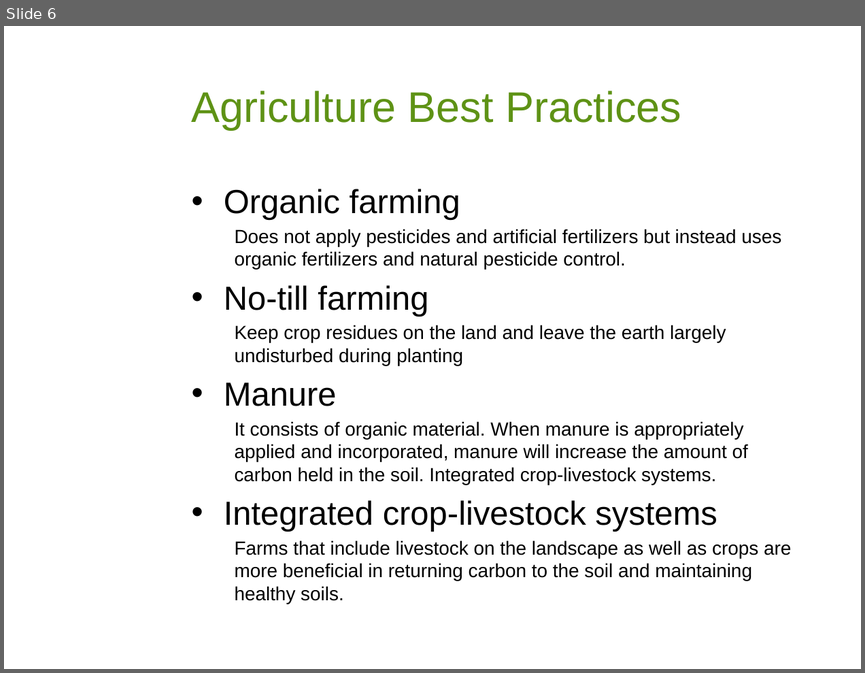
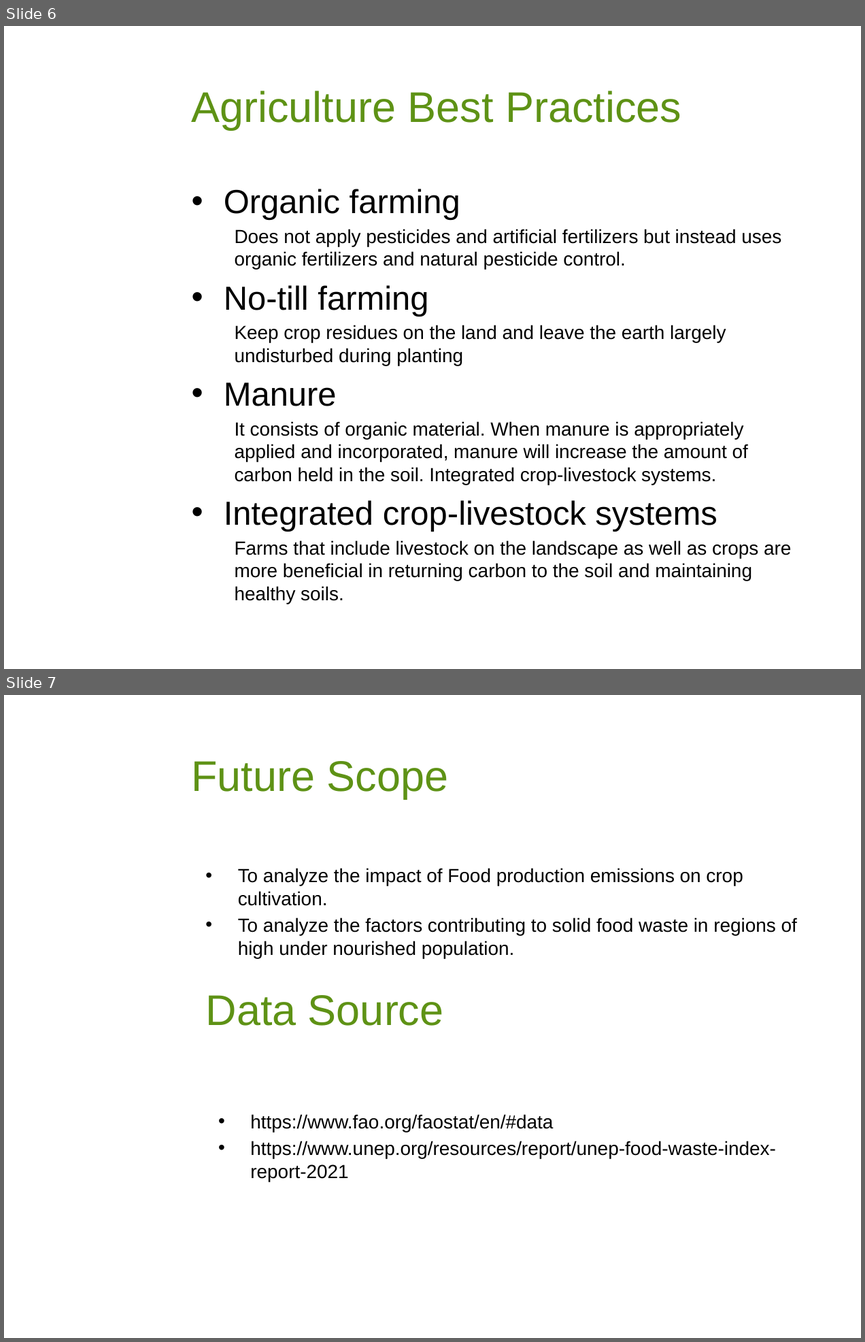
Before and after one commit to vnirmaladevi/Greenhouse-Gas-Emission-by-Food-System, a slide deck: Presentation/Greenhouse Gas Emission by Food System.pptx. Shown one above the other, each under a label of ours: slide 6 before the commit, slides 6 and 7 after it. The pictures are 865x673 and 865x1342 pixels, drawn with LibreOffice and Linux fonts; fonts in the diff are those of the drawing; background and template pictures are left out. Boxes give left, top, right and bottom in pixels: in the first picture for what was removed or moved away, otherwise in the second. Text is boxed around its words. In the diff, an @@ line names an element or a change of style, - is before the commit and + after.

```diff
--- a/Presentation/Greenhouse Gas Emission by Food System.pptx
+++ b/Presentation/Greenhouse Gas Emission by Food System.pptx
@@ slide 7 added at (4,695,861,1338), background picture (left out) @@
@@ title added at (192,761,449,798), 36 pt, text #5E9215 @@
+Future Scope
@@ text added at (238,868,797,958), 16 pt, text #000000 @@
+• To analyze the impact of Food production emissions on crop cultivation.
+• To analyze the factors contributing to solid food waste in regions of high under nourished population.
@@ text added at (206,995,444,1025), 36 pt, text #5E9215 @@
+Data Source
@@ text added at (250,1114,775,1181), 16 pt, text #000000 @@
+• https://www.fao.org/faostat/en/#data
+• https://www.unep.org/resources/report/unep-food-waste-index-report-2021
```
Also in this commit, not shown: 2 slides changed, 1 other file.
